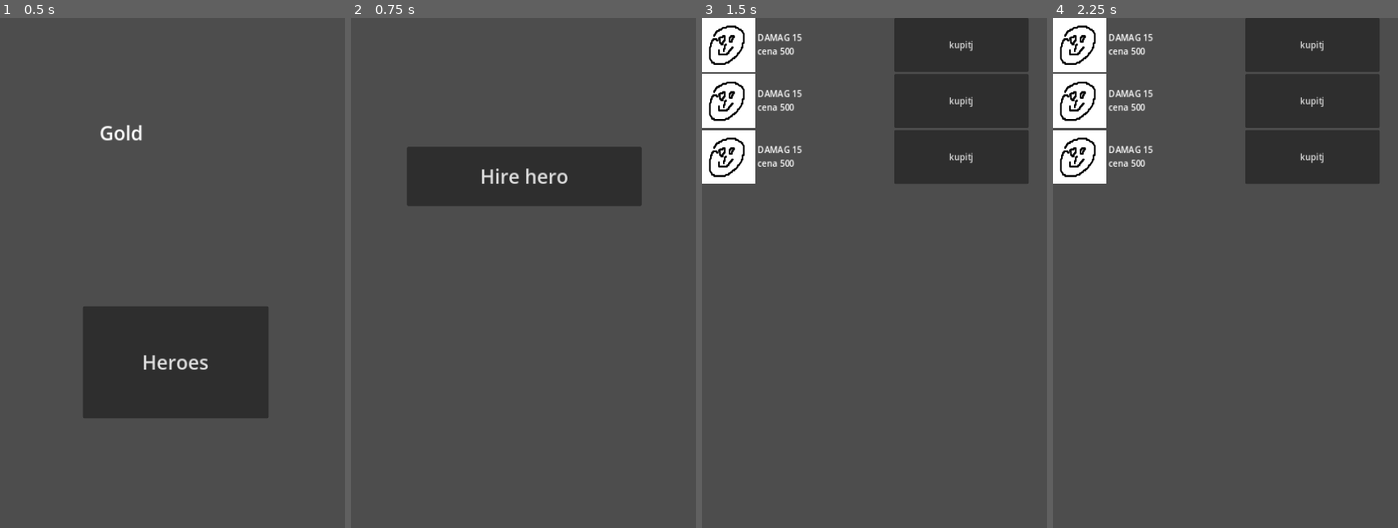
Above: before the commit, frames 1-4 (left to right).
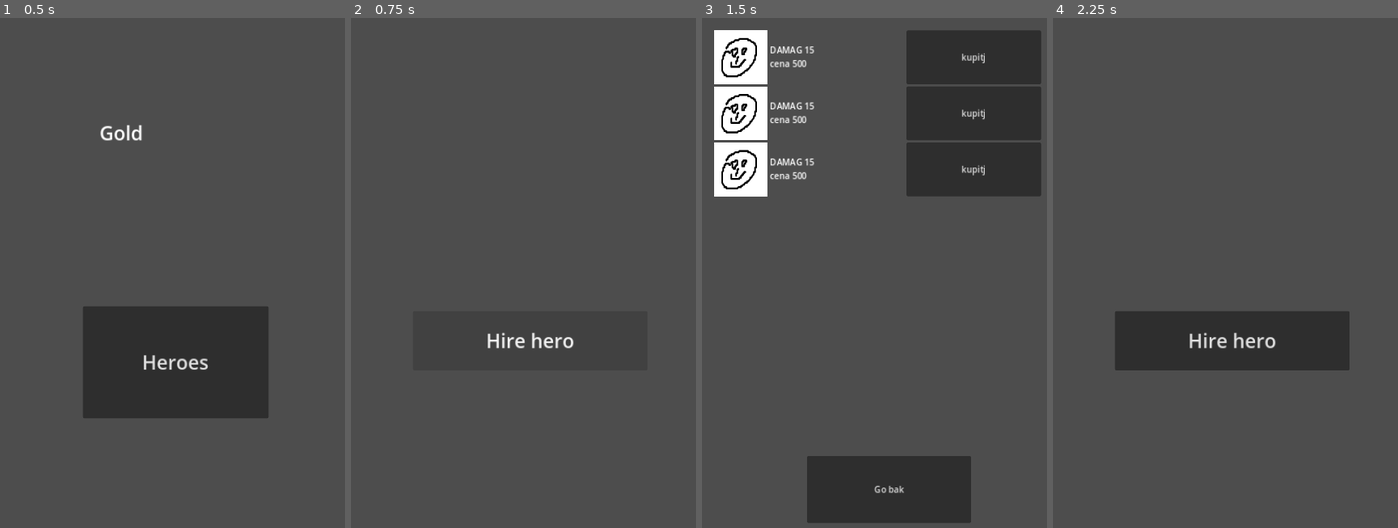
Above: after the commit, the same moments.

Repository: likethisnick/androidgame
Game: Godot game, scene res://node_2d.tscn
The game is run twice, just before and just after one commit, with the same random seed, the same clock (stepped at 60 frames per second) and the same inputs.
Inputs (mouse positions are in pixels of both pictures, inside the frame that each line leads up to):
- Up to frame 1 (0.5 s): no input
- Up to frame 2 (0.75 s): click "Heroes" at 0.5 s
- Up to frame 3 (1.5 s): click "Hire hero" at 1.25 s
- Up to frame 4 (2.25 s): click (1239, 487) at 2 s, where only the run after the commit has a clickable "Go bak"

Frame 1 is identical in both runs. In frame 2, 8.0% of the frame differs, in the area x 16-85%, y 25-65%; in frame 3, 16%; in frame 4, 25%, in the area x 0-95%, y 0-70%.

Commit message:
srazu v production

Diff:
--- /dev/null
+++ b/BackToHeroesNode.gd
@@ -0,0 +1,14 @@
+extends Button
+
+
+# Called when the node enters the scene tree for the first time.
+func _ready():
+	pass # Replace with function body.
+
+
+# Called every frame. 'delta' is the elapsed time since the previous frame.
+func _process(delta):
+	pass
+
+func _pressed():
+	get_tree().change_scene_to_file("res://heroes_node_2d.tscn")
--- /dev/null
+++ b/BoughtHeroList.gd
@@ -0,0 +1,38 @@
+extends VBoxContainer
+
+var heroes_Data = []
+
+# Called when the node enters the scene tree for the first time.
+func _ready():
+	readHeroes()
+	for hero in heroes_Data:
+		var button = Button.new()
+		button.text = str(hero[0] + " " + hero[2] +"dmg \n" + "items: " + hero[3])
+		button.icon = ResourceLoader.load(hero[1])
+		button.connect("pressed", _on_button_pressed.bind())
+		add_child(button)
+
+
+# Function to handle button presses
+func _on_button_pressed():
+	print("Button pressed!")
+
+
+# Called every frame. 'delta' is the elapsed time since the previous frame.
+func _process(delta):
+	pass
+
+func readHeroes():
+	var i=0
+	var list1 = []
+	var config = ConfigFile.new()
+	var config_file = "user://heroConfig.cfg"
+	var err = config.load("user://heroConfig.cfg")
+	for hero in config.get_sections():
+		var heroId = config.get_value(hero, "heroName")
+		var heroPic = config.get_value(hero, "texture")
+		var flatDamage = config.get_value(hero, "flatDamage")
+		var items = config.get_value(hero, "items")
+		var list = [heroId, heroPic, flatDamage, items]
+		heroes_Data.append(list)
+		i += 1
--- a/HeroBuyButton.gd
+++ b/HeroBuyButton.gd
@@ -10,13 +10,9 @@
 	var err = config.load("user://heroConfig.cfg")
 	for save in config.get_sections():
 		var heroId = config.get_value(save, "heroId")
-		var bought = config.get_value(save, "bought")
-		if heroId == 1 && bought == true:
+		if heroId == 1:
 			$".".set_disabled(true)
-	pass # Replace with function body.
 
-
-# Called every frame. 'delta' is the elapsed time since the previous frame.
 func _process(delta):
 	pass
 
@@ -25,8 +21,10 @@
 	if GoldenScript.cutGold(500):
 		var config = ConfigFile.new()
 		var config_file = "user://heroConfig.cfg"
-		config.set_value("save", "heroId", 1)
-		config.set_value("save", "bought", true)
+		config.set_value("Hero1", "heroName", "Vitalya")
+		config.set_value("Hero1", "texture", "res://lico.png")
+		config.set_value("Hero1", "flatDamage", "15")
+		config.set_value("Hero1", "items", "")
 		config.save("user://heroConfig.cfg")
 		$".".set_disabled(true)
 	else:
--- /dev/null
+++ b/TextureFace1.gd
@@ -0,0 +1,11 @@
+extends TextureRect
+
+
+# Called when the node enters the scene tree for the first time.
+func _ready():
+	texture = load("res://lico.png")
+
+
+# Called every frame. 'delta' is the elapsed time since the previous frame.
+func _process(delta):
+	pass
--- a/hero_market_node.tscn
+++ b/hero_market_node.tscn
@@ -1,13 +1,18 @@
-[gd_scene load_steps=3 format=3 uid="uid://scnj7j1am8ab"]
+[gd_scene load_steps=5 format=3 uid="uid://scnj7j1am8ab"]
 
 [ext_resource type="Texture2D" uid="uid://bhh7rc83tuk16" path="res://lico.png" id="1_fdthb"]
 [ext_resource type="Script" path="res://HeroBuyButton.gd" id="2_3mbx1"]
+[ext_resource type="Script" path="res://TextureFace1.gd" id="2_ifxqn"]
+[ext_resource type="Script" path="res://BackToHeroesNode.gd" id="4_43tlm"]
 
 [node name="HeroMarketNode" type="Node2D"]
+position = Vector2(29, 33)
 
 [node name="ScrollContainer" type="ScrollContainer" parent="."]
-offset_right = 680.0
-offset_bottom = 1196.0
+offset_left = -6.0
+offset_top = -10.0
+offset_right = 627.0
+offset_bottom = 723.0
 
 [node name="VBoxContainer" type="VBoxContainer" parent="ScrollContainer"]
 layout_mode = 2
@@ -19,6 +24,7 @@
 [node name="TextureRect" type="TextureRect" parent="ScrollContainer/VBoxContainer/HBoxContainer"]
 layout_mode = 2
 texture = ExtResource("1_fdthb")
+script = ExtResource("2_ifxqn")
 
 [node name="Label" type="Label" parent="ScrollContainer/VBoxContainer/HBoxContainer"]
 custom_minimum_size = Vector2(250, 0)
@@ -67,3 +73,11 @@
 custom_minimum_size = Vector2(250, 100)
 layout_mode = 2
 text = "kupitj"
+
+[node name="BackToHeroesNode" type="Button" parent="."]
+offset_left = 166.0
+offset_top = 780.0
+offset_right = 471.0
+offset_bottom = 904.0
+text = "Go bak"
+script = ExtResource("4_43tlm")
--- a/heroes_node_2d.tscn
+++ b/heroes_node_2d.tscn
@@ -1,14 +1,27 @@
-[gd_scene load_steps=2 format=3 uid="uid://oasbuxlv3d84"]
+[gd_scene load_steps=3 format=3 uid="uid://oasbuxlv3d84"]
 
 [ext_resource type="Script" path="res://HireHero.gd" id="1_1w4cv"]
+[ext_resource type="Script" path="res://BoughtHeroList.gd" id="2_kgt0n"]
 
 [node name="HeroesNode2d" type="Node2D"]
 
 [node name="HireHero" type="Button" parent="."]
-offset_left = 104.0
-offset_top = 239.0
-offset_right = 540.0
-offset_bottom = 349.0
+offset_left = 115.0
+offset_top = 544.0
+offset_right = 551.0
+offset_bottom = 654.0
 theme_override_font_sizes/font_size = 36
 text = "Hire hero"
 script = ExtResource("1_1w4cv")
+
+[node name="Container" type="Container" parent="."]
+offset_left = 12.0
+offset_top = 10.0
+offset_right = 669.0
+offset_bottom = 498.0
+
+[node name="VBoxContainer" type="VBoxContainer" parent="Container"]
+layout_mode = 2
+size_flags_horizontal = 3
+size_flags_vertical = 3
+script = ExtResource("2_kgt0n")
